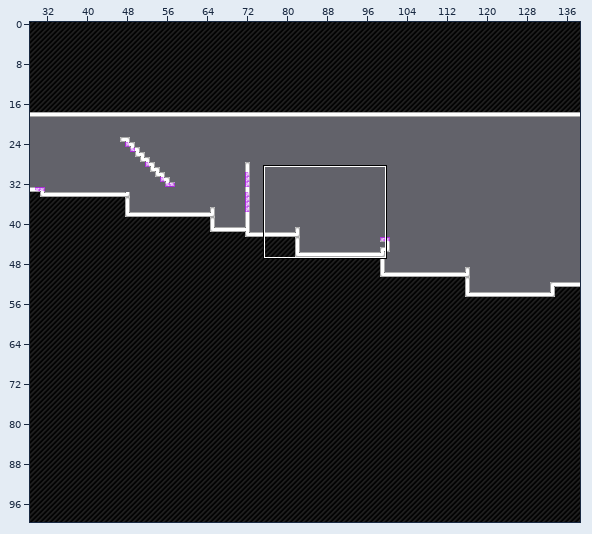
One commit to this Tiled map (JSON): assets/levels/level5.json. Above, an overview of the earlier version with the close-up marked.
Close-up. Before:
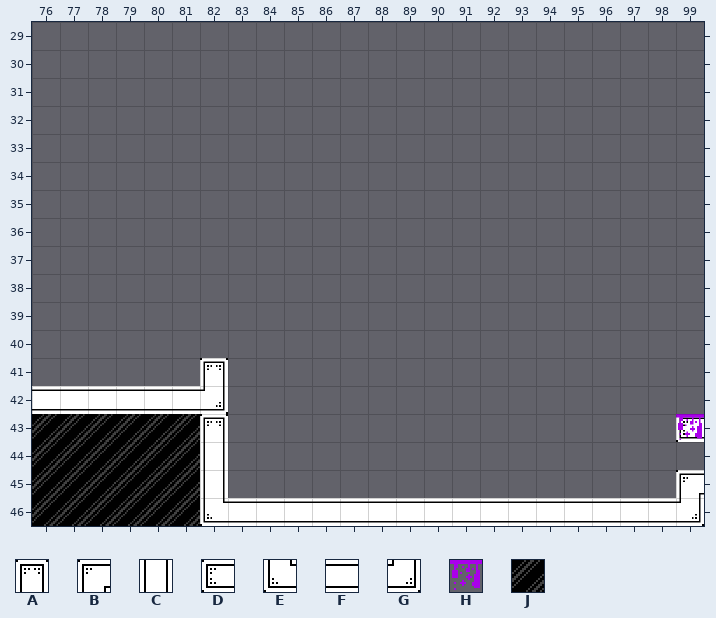
Cells are 32x32 px. Shown: x 76..99, y 29..46. The commit also changed other parts of the map, which this record leaves out.
Key: from "tilemap": A 23, B 27, C 28, D 34, E 35, F 36, G 37, H 40, J 60.
_ is an empty cell.
Layer "Tile Layer 1" before, first column x 76:
29 ________________________
30 ________________________
31 ________________________
32 ________________________
33 ________________________
34 ________________________
35 ________________________
36 ________________________
37 ________________________
38 ________________________
39 ________________________
40 ________________________
41 ______A_________________
42 FFFFFFG_________________
43 JJJJJJA________________D
44 JJJJJJC_________________
45 JJJJJJC________________B
46 JJJJJJEFFFFFFFFFFFFFFFFG
After the commit:
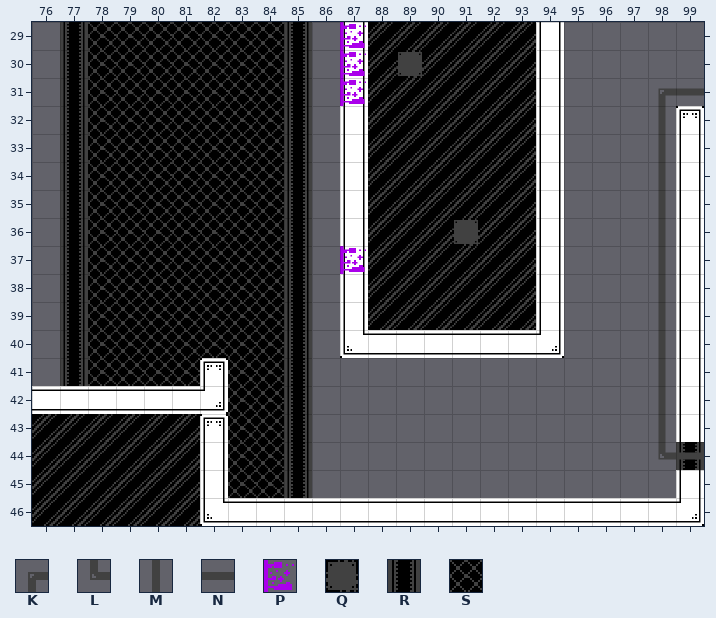
Further tiles: from "tilemap": K 0, L 8, M 16, N 17, P 42, Q 59, R 62, S 63.
What changed:
Layer "Tile Layer 1":
y 29: x 87..94 ________ -> CJJJJJJC
y 30: x 87..94 ________ -> CJQJJJJC
y 31: x 87..94 ________ -> CJJJJJJC
y 32: x 87..94 ________ -> CJJJJJJC; x 99 _ -> A
y 33..35: x 87..94 ________ -> CJJJJJJC; x 99 _ -> C
y 36: x 87..94 ________ -> CJJJQJJC; x 99 _ -> C
y 37..39: x 87..94 ________ -> CJJJJJJC; x 99 _ -> C
y 40: x 87..94 ________ -> EFFFFFFG; x 99 _ -> C
y 41..42: x 99 _ -> C
y 43: x 99 D -> C
y 44: x 99 _ -> R
y 45: x 99 B -> C
Layer "Tile Layer 2":
y 29..30: x 77..85 _________ -> RSSSSSSSR; x 87 _ -> P
y 31: x 77..85 _________ -> RSSSSSSSR; x 87 _ -> P; x 98..99 __ -> KN
y 32..36: x 77..85 _________ -> RSSSSSSSR; x 98 _ -> M
y 37: x 77..85 _________ -> RSSSSSSSR; x 87 _ -> P; x 98 _ -> M
y 38..40: x 77..85 _________ -> RSSSSSSSR; x 98 _ -> M
y 41: x 77..81 _____ -> RSSSS; x 83..85 ___ -> SSR; x 98 _ -> M
y 42: x 83..85 ___ -> SSR; x 98 _ -> M
y 43: x 83..85 ___ -> SSR; x 98..99 _H -> M_
y 44: x 83..85 ___ -> SSR; x 98..99 __ -> LN
y 45: x 83..85 ___ -> SSR
